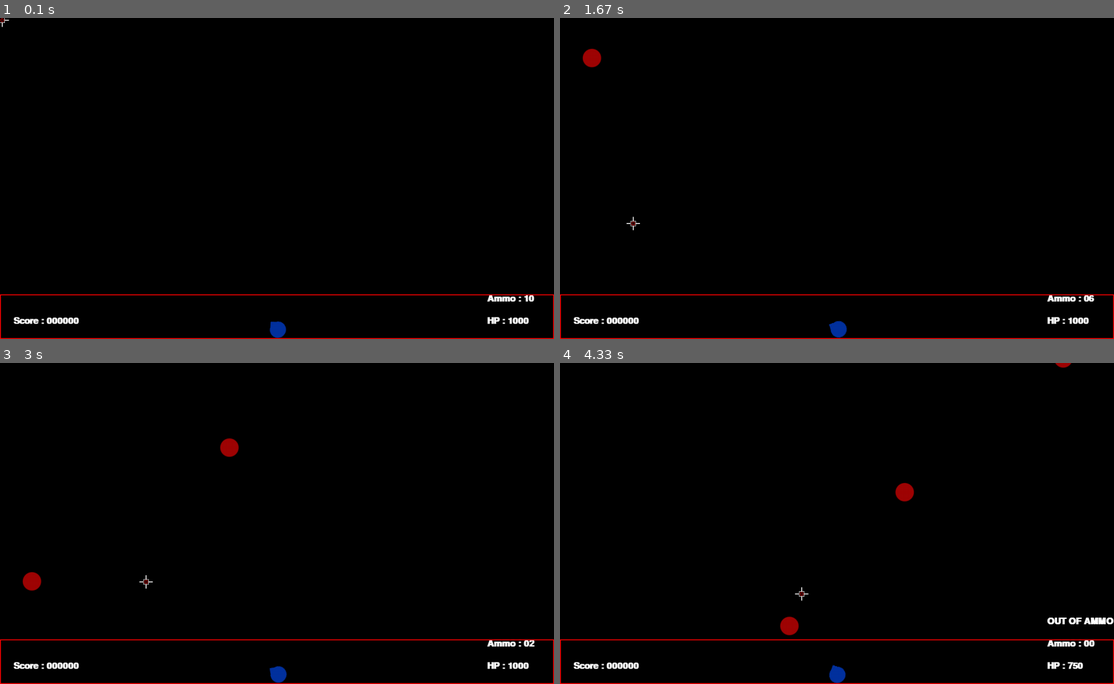
Above: before the commit, frames 1-4 (two rows, left to right).
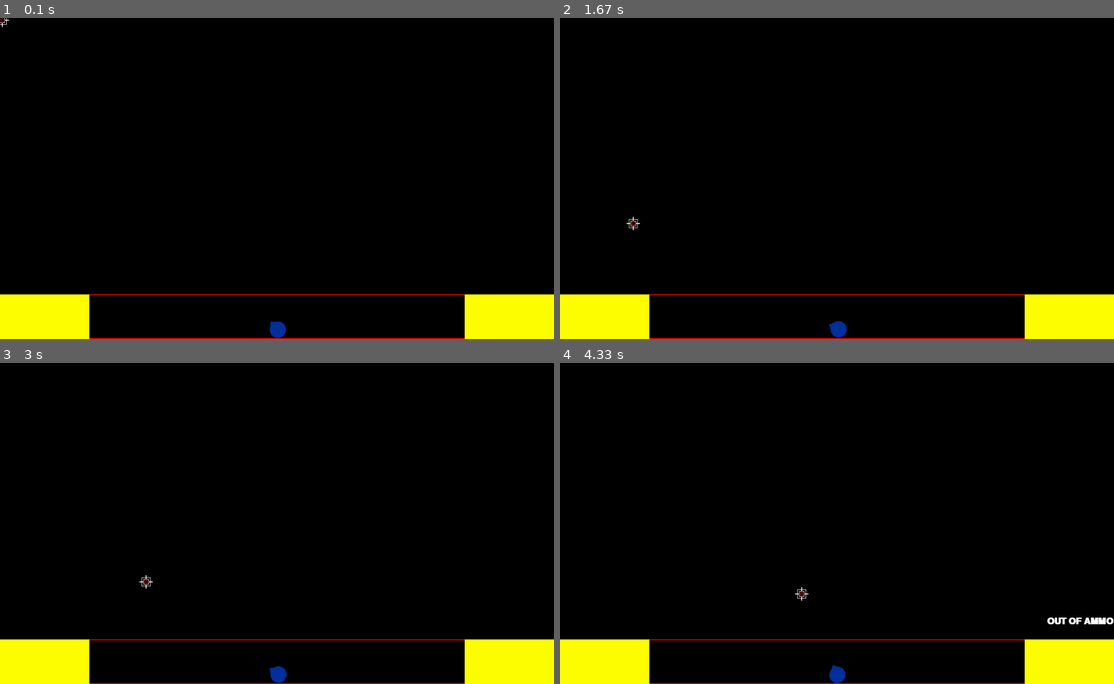
Above: after the commit, the same moments.

Repository: fanagiannis/DECK-COMMANDER
Game: pygame game, started from Game.py
Two runs of this game, one before a commit and one after it. Both use one fixed random seed, a clock stepped at 60 frames per second and the inputs below.
Inputs (mouse positions are in pixels of both pictures, inside the frame that each line leads up to):
- Up to frame 1 (0.1 s): no input
- Up to frame 2 (1.67 s): click (837, 178) at 0.38 s; click (632, 184) at 0.72 s; click (626, 75) at 1.05 s; click (632, 223) at 1.38 s
- Up to frame 3 (3 s): click (116, 462) at 1.72 s; click (476, 545) at 2.05 s; click (105, 542) at 2.38 s; click (144, 581) at 2.72 s
- Up to frame 4 (4.33 s): click (875, 472) at 3.05 s; click (648, 443) at 3.38 s; click (875, 420) at 3.72 s; click (803, 594) at 4.05 s

The runs differ from the first frame. In frame 1, 4.5% of the frame differs, in the area x 0-100%, y 0-100%; in frame 2, 4.7%; in frame 3, 4.9%; in frame 4, 4.9%.

Commit message:
DECK COMMANDER V0.1.5 SCREEN REF/REP IM OVERHAUL

Diff:
--- a/Game.py
+++ b/Game.py
@@ -42,6 +42,10 @@
 
 def game_init():
     pygame.mouse.set_visible(False)
+
+def ref_rect():
+    pygame.draw.rect(DISPLAY_WINDOW,COLOR_YELLOW,(DISPLAY_WIDTH-200,DISPLAY_HEIGHT-100,DISPLAY_WIDTH,DISPLAY_HEIGHT)) #AMMO/HP SCREEN
+    pygame.draw.rect(DISPLAY_WINDOW,COLOR_YELLOW,(0,DISPLAY_HEIGHT-100,200,DISPLAY_HEIGHT)) #SCORE SCREEN
 
 def spawner():
 
@@ -90,7 +94,7 @@
         ADS.repair()
     P.reload()
     ADS.update()
-    Target_spawn.update()
+    #Target_spawn.update()
     hitbox.update()
 
 def fire():
@@ -132,14 +136,14 @@
 
 while True:
 
-    #DISPLAY_WINDOW.fill(LINK_ASSETS_BACKGROUND)
-    background(LINK_ASSETS_BACKGROUND)
+    DISPLAY_WINDOW.fill(COLOR_BLACK)
+    #background(LINK_ASSETS_BACKGROUND)
 
     for event in pygame.event.get():
         eventhandler()
 
     spawner()
-    #Conditions()
+    ref_rect()
 
     pygame.display.update()
     GAME_CLOCK.tick(FPS)
--- a/Variables.py
+++ b/Variables.py
@@ -23,9 +23,9 @@
 
 #global score_message_pos,lives_message_pos,game_over_message_pos,ammo_message_pos, ammo_no_message_pos
 score_message_pos=(30,DISPLAY_HEIGHT-50)
-lives_message_pos=(DISPLAY_WIDTH-150,DISPLAY_HEIGHT-50)
+lives_message_pos=(DISPLAY_WIDTH-150,DISPLAY_HEIGHT-35)
 game_over_message_pos=(DISPLAY_WIDTH/2-75,DISPLAY_HEIGHT/2-75)
-ammo_message_pos=(DISPLAY_WIDTH-150,DISPLAY_HEIGHT-100)
+ammo_message_pos=(DISPLAY_WIDTH-150,DISPLAY_HEIGHT-75)
 ammo_no_message_pos=(DISPLAY_WIDTH-150,DISPLAY_HEIGHT-150)
 
 score_value=100
Binary file changed: assets/AimBig.png
Binary file changed: assets/Repair.png
Not shown, added: Photoshop/Score.psd
